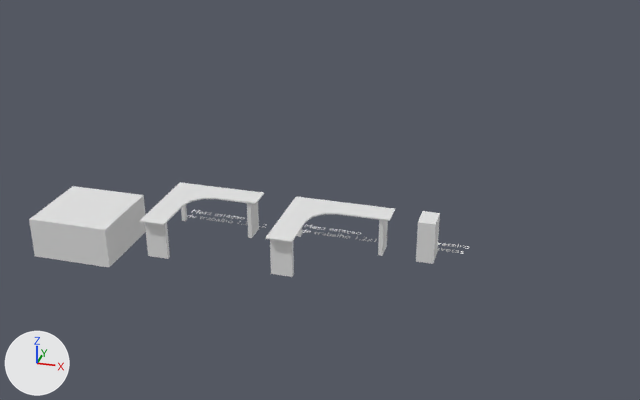
Before and after pictures for a commit that changed the Blender file BENS.blend.
The view is the same before and after, from a 50 mm camera at (10.86, -17.27, 9.86) aimed at (5.92, -0.07, 1.48). Every picture has the same lights, and +X, +Y and +Z are marked at lower left.

In view in the first picture: 'Cube.002', 'Gaveteiro4Gavetas', 'Mesa1.2x1.2', 'Mesa1.2x1.4'.
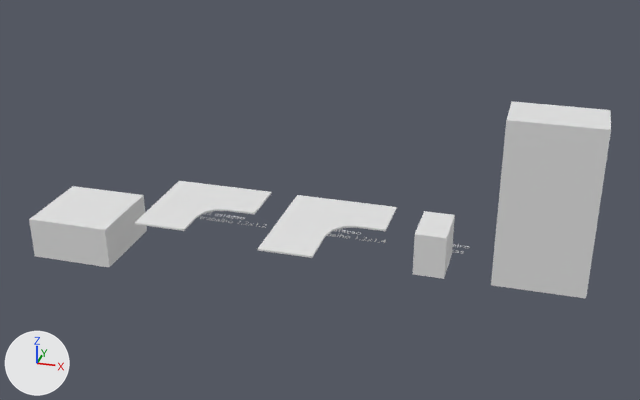
Commit message: BENS - Armário 2 portas

Pixel boxes (x1, y1, x2, y2) of what changed, in the pictures (640 x 400 px):
'Gaveteiro4Gavetas', moved, rescaled (384% wider, 269% taller): before (416, 211, 440, 264); after (491, 101, 611, 299)
'Cube.004', added: after (258, 195, 397, 258)
'Cube.003', added: after (135, 181, 272, 231)
'Mesa1.2x1.4', deleted: before (266, 197, 395, 277)
'Mesa1.2x1.2', deleted: before (140, 182, 264, 259)
'Gaveteiro4Gavetas.001', added: after (413, 211, 455, 279)

The change in detail:
Mesh me_cube_012 is new.
It has 18 vertices, 11 faces and spans x -1.0..1.0, y -1.0..1.0, z -1.0..1.0.
Mesh me_cube_011 is new.
It has 18 vertices, 11 faces and spans x -1.0..1.0, y -1.0..1.0, z -1.0..1.0.
Object 'Mesa1.2x1.2' (ob_mesa1_2x1_2) is deleted.
Object 'Mesa1.2x1.4' (ob_mesa1_2x1_4) is deleted.
Object 'Gaveteiro4Gavetas' (ob_gaveteiro4gavetas) moves from (8.26, 0.7, 0.5) to (10.81, 0.4, 1.9).
Object 'Gaveteiro4Gavetas' (ob_gaveteiro4gavetas) is rescaled from (0.2, 0.3, 0.5) to (1.0, 0.6, 1.9).
Object 'Cube.004' (ob_cube_004) is new; it shows me_cube_012.
Its location is (6.25, -0.4, 1.0).
Its scale is (1.2, 1.4, 0.02).
Object 'Cube.003' (ob_cube_003) is new; it shows me_cube_011.
Its location is (3.21, -0.2, 1.0).
Its scale is (1.2, 1.2, 0.02).
Object 'Gaveteiro4Gavetas.001' (ob_gaveteiro4gavetas_001) is new; it shows a copy of the mesh of ob_gaveteiro4gavetas.
Its location is (8.45, 0.4, 0.5).
Its scale is (0.35, 0.6, 0.5).
